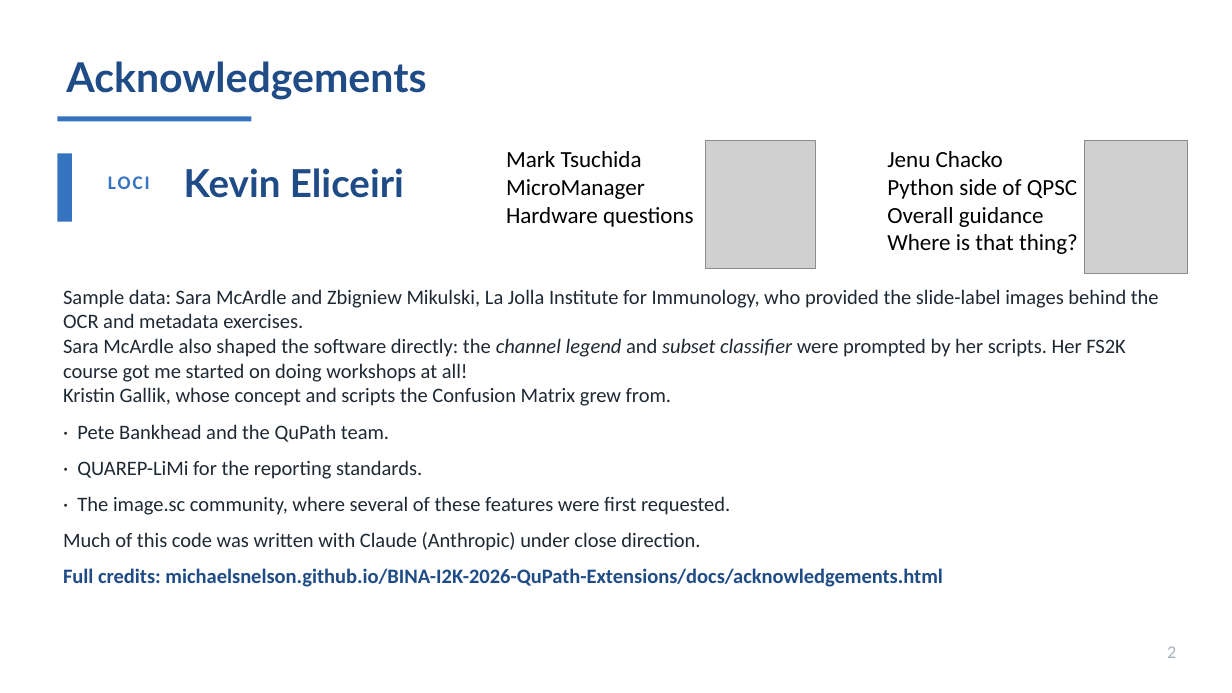
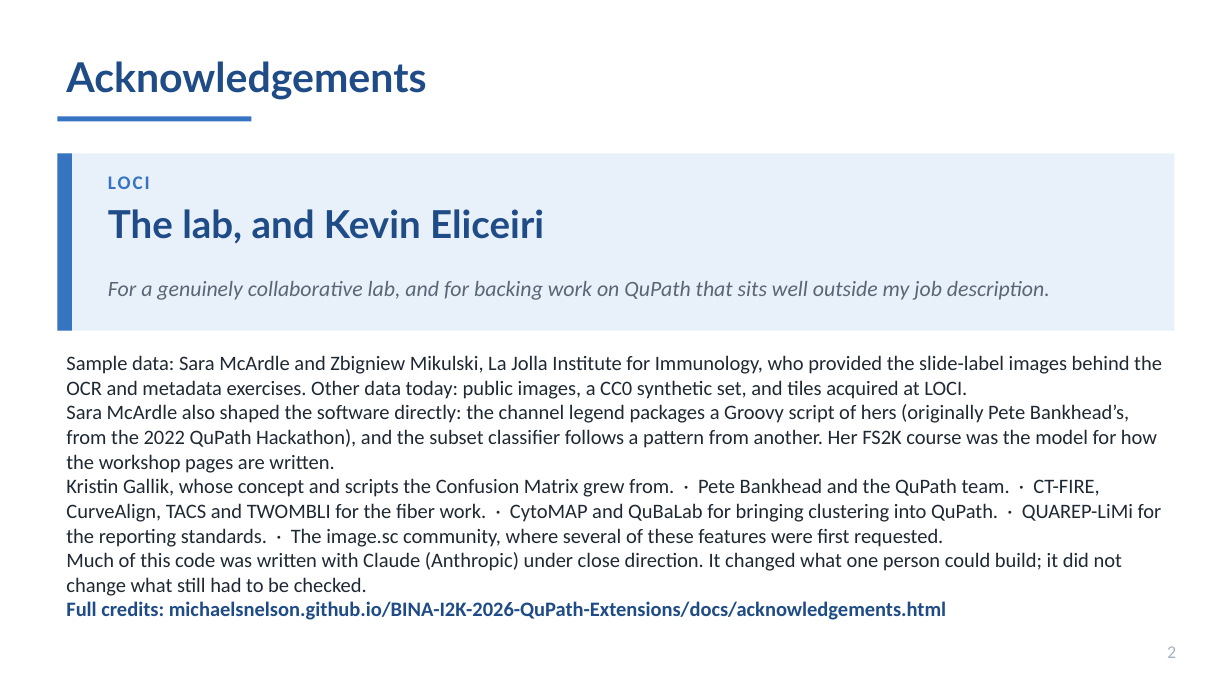
Before and after one commit to MichaelSNelson/BINA-I2K-2026-QuPath-Extensions, a slide deck: slide 2 of I2K_2026_QuPath_Extensions.pptx (slide 3 before the commit). Drawn at 1232x693 pixels with LibreOffice and Linux fonts; fonts in the diff are those of the drawing; grey boxes stand for pictures. Boxes give left, top, right and bottom in pixels: in the first picture for what was removed or moved away, otherwise in the second. Text is boxed around its words. In the diff, an @@ line names an element or a change of style, - is before the commit and + after.

```diff
--- a/I2K_2026_QuPath_Extensions.pptx
+++ b/I2K_2026_QuPath_Extensions.pptx
@@ picture removed at (706,140,816,269) @@
@@ picture removed at (1085,140,1188,274) @@
@@ rectangle: place and size @@
-rectangle at (57,153,72,222)
+rectangle at (57,153,72,331)
@@ rectangle added at (57,153,1175,331), fill #E8F0FA @@
@@ text removed at (506,151,694,227) @@
-Mark Tsuchida
-MicroManager
-Hardware questions
@@ text removed at (887,151,1078,254) @@
-Jenu Chacko
-Python side of QPSC
-Overall guidance
-Where is that thing?
@@ text at (108,209,544,243): text changed @@
-Kevin Eliceiri
+The lab, and Kevin Eliceiri
@@ text added at (108,281,1050,300), 17 pt, text #5A6675, italic @@
+For a genuinely collaborative lab, and for backing work on QuPath that sits well outside my job description.
@@ text at (66,355,1162,620): text changed @@
-Sample data: Sara McArdle and Zbigniew Mikulski, La Jolla Institute for Immunology, who provided the slide-label images behind the OCR and metadata exercises.
-Sara McArdle also shaped the software directly: the channel legend and subset classifier were prompted by her scripts. Her FS2K course got me started on doing workshops at all!
-Kristin Gallik, whose concept and scripts the Confusion Matrix grew from.
-· Pete Bankhead and the QuPath team.
-· QUAREP-LiMi for the reporting standards.
-· The image.sc community, where several of these features were first requested.
-Much of this code was written with Claude (Anthropic) under close direction.
-Full credits: michaelsnelson.github.io/BINA-I2K-2026-QuPath-Extensions/docs/acknowledgements.html
+Sample data: Sara McArdle and Zbigniew Mikulski, La Jolla Institute for Immunology, who provided the slide-label images behind the OCR and metadata exercises. Other data today: public images, a CC0 synthetic set, and tiles acquired at LOCI.
+Sara McArdle also shaped the software directly: the channel legend packages a Groovy script of hers (originally Pete Bankhead’s, from the 2022 QuPath Hackathon), and the subset classifier follows a pattern from another. Her FS2K course was the model for how the workshop pages are written.
+Kristin Gallik, whose concept and scripts the Confusion Matrix grew from. · Pete Bankhead and the QuPath team. · CT-FIRE, CurveAlign, TACS and TWOMBLI for the fiber work. · CytoMAP and QuBaLab for bringing clustering into QuPath. · QUAREP-LiMi for the reporting standards. · The image.sc community, where several of these features were first requested.
+Much of this code was written with Claude (Anthropic) under close direction. It changed what one person could build; it did not change what still had to be checked.
+Full credits: michaelsnelson.github.io/BINA-I2K-2026-QuPath-Extensions/docs/acknowledgements.html
```
Also in this commit, not shown: 3 other slides changed, 1 slide removed, 5 other files.
